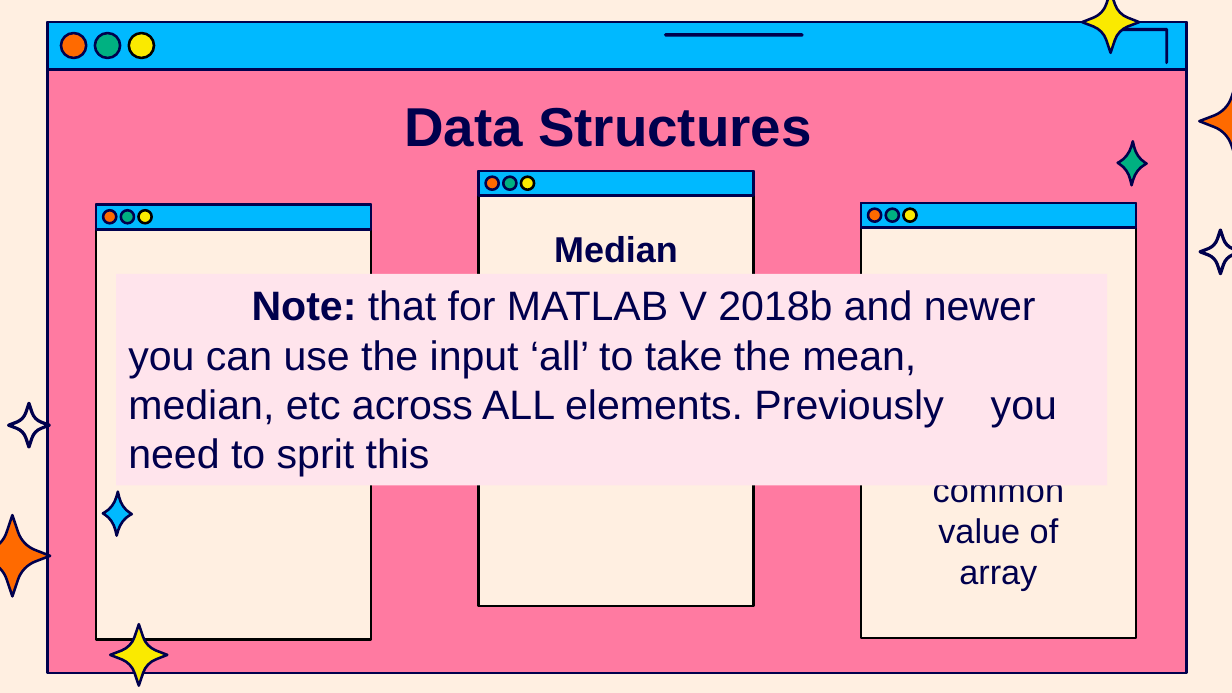
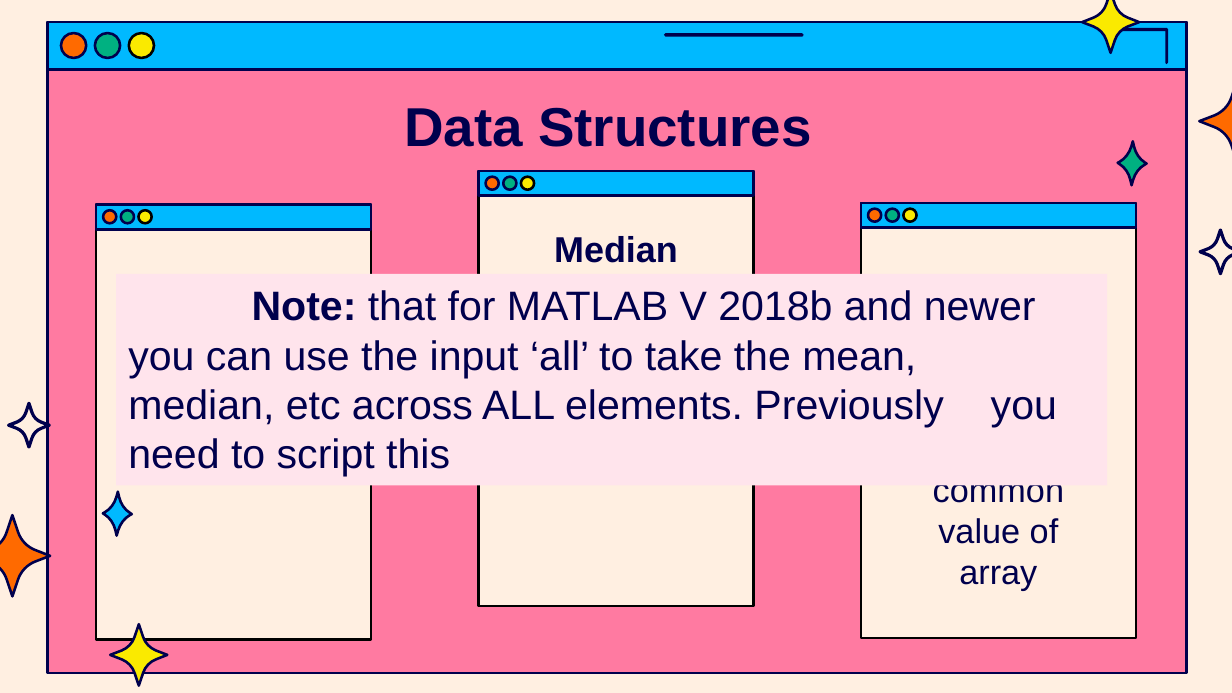
Before and after one commit to jasondsc/MATDRAB2MATFAB, a slide deck: slide 7 of slides/MATLAB_class_6.pptx. Drawn at 1232x693 pixels with LibreOffice and Linux fonts; fonts in the diff are those of the drawing. Boxes give left, top, right and bottom in pixels: in the first picture for what was removed or moved away, otherwise in the second. Text is boxed around its words. In the diff, an @@ line names an element or a change of style, - is before the commit and + after.

```diff
--- a/slides/MATLAB_class_6.pptx
+++ b/slides/MATLAB_class_6.pptx
@@ text in rectangle at [128,290,1057,477]: text changed @@
-Note: that for MATLAB V 2018b and newer you can use the input ‘all’ to take the mean, median, etc across ALL elements. Previously you need to sprit this
+Note: that for MATLAB V 2018b and newer you can use the input ‘all’ to take the mean, median, etc across ALL elements. Previously you need to script this
```
Also in this commit, not shown: 2 other slides changed, 1 slide added, 1 other file.
